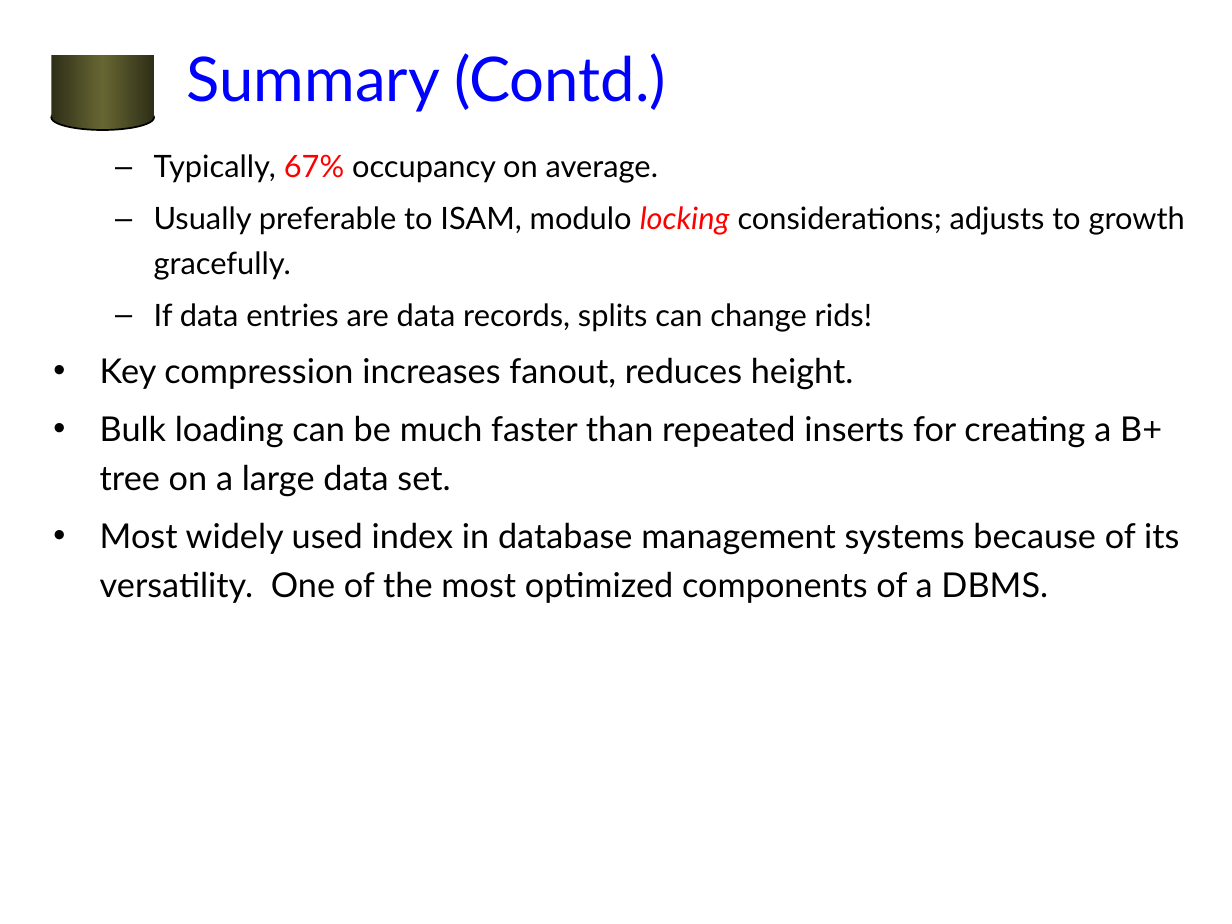
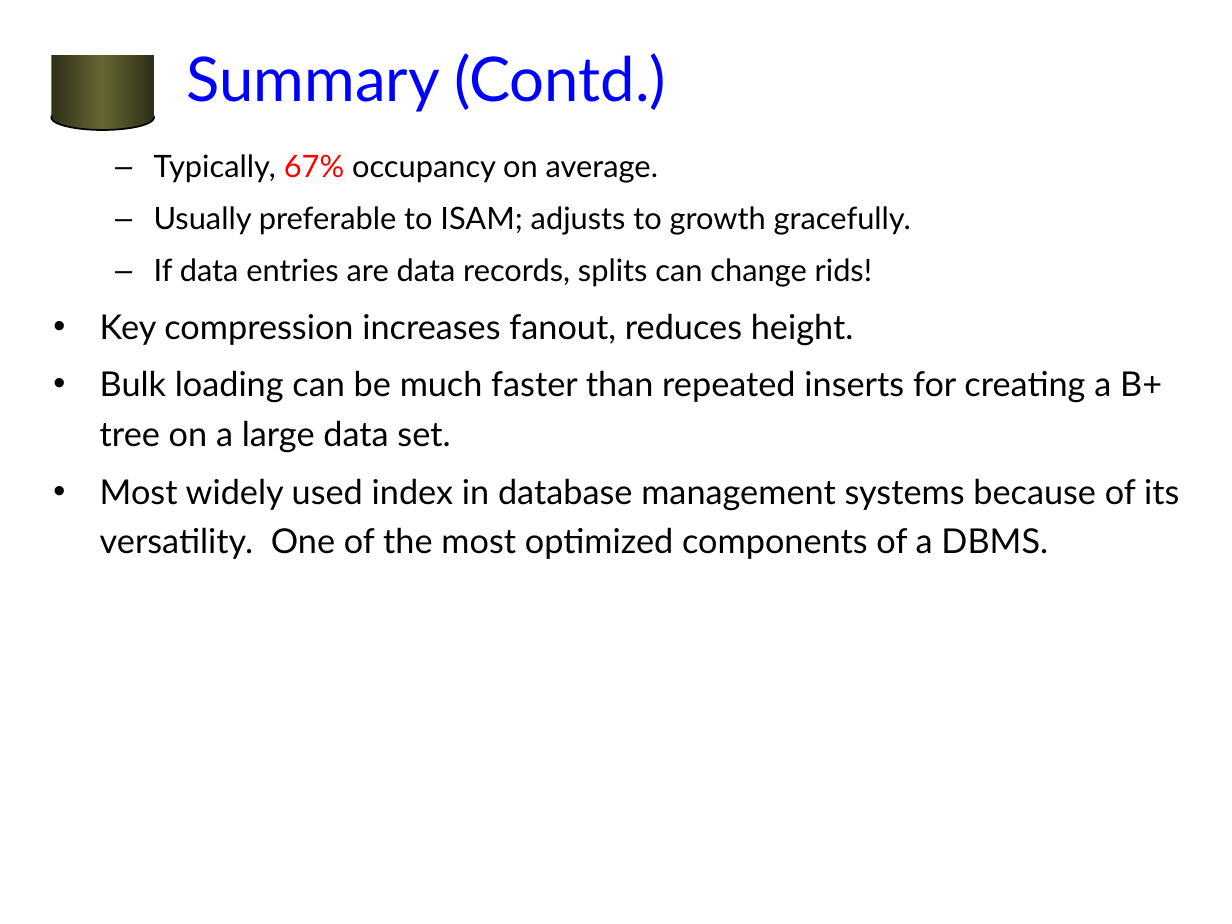
Before and after one commit to jhellerstein/cs186-07, a slide deck: slide 33 of lecs/07-Tree-Indexes.ppt. Drawn at 1232x924 pixels with LibreOffice and Linux fonts; fonts in the diff are those of the drawing; background and template pictures are left out. Boxes give left, top, right and bottom in pixels: in the first picture for what was removed or moved away, otherwise in the second. Text is boxed around its words. In the diff, an @@ line names an element or a change of style, - is before the commit and + after.

```diff
--- a/lecs/07-Tree-Indexes.ppt
+++ b/lecs/07-Tree-Indexes.ppt
@@ text at (x1=154, y1=206, x2=911, y2=235): text changed @@
-  – Usually preferable to ISAM, modulo locking considerations; adjusts to growth gracefully.
+  – Usually preferable to ISAM; adjusts to growth gracefully.
```
Also in this commit, not shown: 4 other slides changed, 5 other files.
